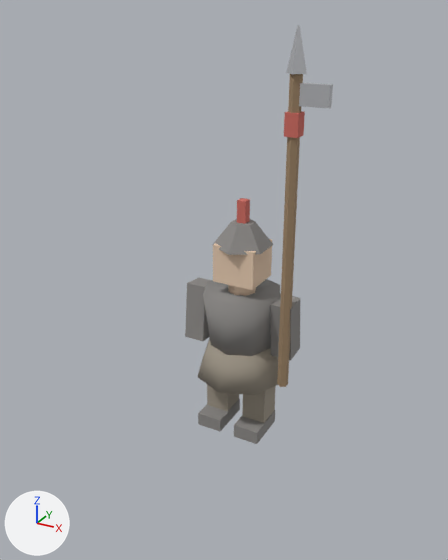
Before and after pictures for a commit that changed the glTF model SanguoSLG.Game/assets/models/troop-pikeman.glb.
The view is the same before and after, from a 50 mm camera at (0.284, -0.559, 0.459) aimed at (0.031, -0.098, 0.228). Arrows for +X, +Y and +Z are at lower left; the lights stay in place. The first picture is the older version. Where no turn or scale is listed for an object, it has been applied to the vertices.

The first picture shows 'arm_l', 'arm_r', 'body', 'foot_l', 'foot_r', 'head', 'helmet', 'leg_r', 'pike', 'pike_blade', 'pike_tassel', 'pike_tip', 'skirt' and 3 more.
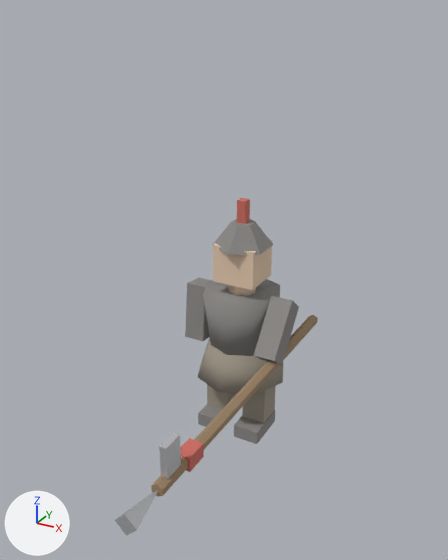
What differs and where, as boxes (x1, y1, x2, y2) in the pictures (448 x 560 px):
'pike', turned, moved: before (277, 74, 303, 387); after (151, 315, 318, 497)
'arm_r', turned: before (270, 293, 300, 360); after (254, 296, 299, 365)
'pike_blade', turned, moved, rescaled: before (299, 83, 333, 108); after (159, 432, 181, 480)
'pike_tip', turned, moved: before (286, 25, 307, 74); after (115, 490, 158, 536)
'pike_tassel', turned, moved, rescaled: before (284, 111, 305, 138); after (180, 438, 204, 472)

What the commit changed:
Object 'arm_r' (ob_arm_r) turns from (6, 0, 0) to (-38, 0, 0) degrees about x, y and z.
Object 'pike' (ob_pike) moves from (0.006, -0.00472, 0.0699) to (0.006, -0.0377, -0.098).
Object 'pike' (ob_pike) turns from (-6, 0, 0) to (128, 0, 0) degrees about x, y and z.
Object 'pike_blade' (ob_pike_blade) moves from (0.019, 0.0, 0.147) to (0.0, 0.019, 0.145).
Object 'pike_blade' (ob_pike_blade) turns from (0, 0, 0) to (-90, 0, 0) degrees about x, y and z.
Object 'pike_blade' (ob_pike_blade) is rescaled from (0.03, 0.006, 0.02) to (0.006, 0.02, 0.03).
Object 'pike_tassel' (ob_pike_tassel) moves from (0.0, 0.0, 0.12) to (0.0, 0.0, 0.117).
Object 'pike_tassel' (ob_pike_tassel) turns from (0, 0, 0) to (-90, 0, 0) degrees about x, y and z.
Object 'pike_tassel' (ob_pike_tassel) is rescaled from (0.014, 0.014, 0.022) to (0.014, 0.022, 0.014).
Object 'pike_tip' (ob_pike_tip) turns from (0, 0, 0) to (180, 0, 0) degrees about x, y and z.
